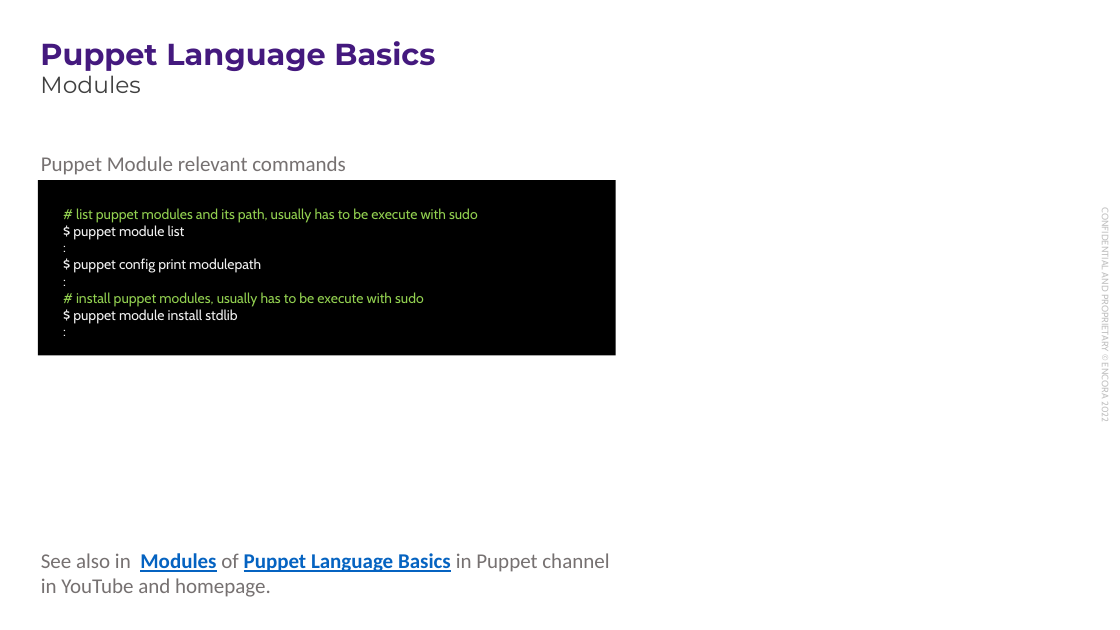
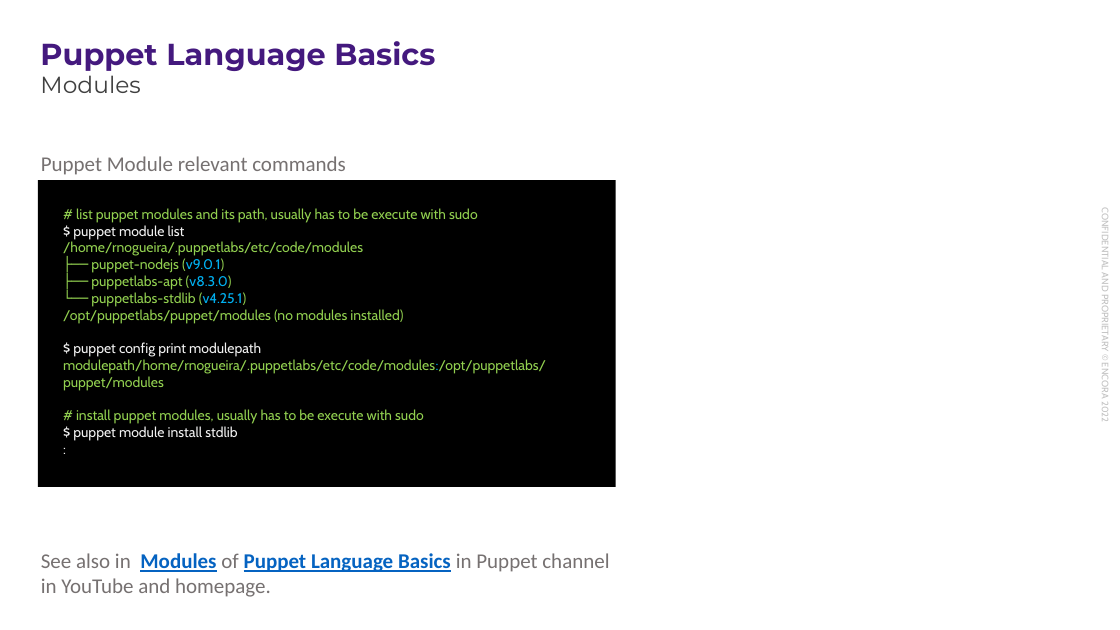
Before and after one commit to enogrob/presentation-puppet-debugger, a slide deck: slide 19 of docs/presentation-puppet-debugger.pptx (slide 18 before the commit). Drawn at 1120x630 pixels with LibreOffice and Linux fonts; fonts in the diff are those of the drawing; background and template pictures are left out. Boxes give left, top, right and bottom in pixels: in the first picture for what was removed or moved away, otherwise in the second. Text is boxed around its words. In the diff, an @@ line names an element or a change of style, - is before the commit and + after.

```diff
--- a/docs/presentation-puppet-debugger.pptx
+++ b/docs/presentation-puppet-debugger.pptx
@@ text "# list puppet modules and ...": place and size @@
-text "# list puppet modules and ..." at (38,180,616,355)
+text "# list puppet modules and ..." at (38,180,616,486)
@@ text at (63,208,546,441): text changed @@
-# list puppet modules and its path, usually has to be execute with sudo
-$ puppet module list
-:
-$ puppet config print modulepath
-:
-# install puppet modules, usually has to be execute with sudo
-$ puppet module install stdlib
-:
+# list puppet modules and its path, usually has to be execute with sudo
+$ puppet module list
+/home/rnogueira/.puppetlabs/etc/code/modules
+├── puppet-nodejs (v9.0.1)
+├── puppetlabs-apt (v8.3.0)
+└── puppetlabs-stdlib (v4.25.1)
+/opt/puppetlabs/puppet/modules (no modules installed)
+$ puppet config print modulepath
+modulepath/home/rnogueira/.puppetlabs/etc/code/modules:/opt/puppetlabs/puppet/modules
+# install puppet modules, usually has to be execute with sudo
+$ puppet module install stdlib
+:
```
Also in this commit, not shown: 2 other slides changed, 1 slide added, 4 other files.
